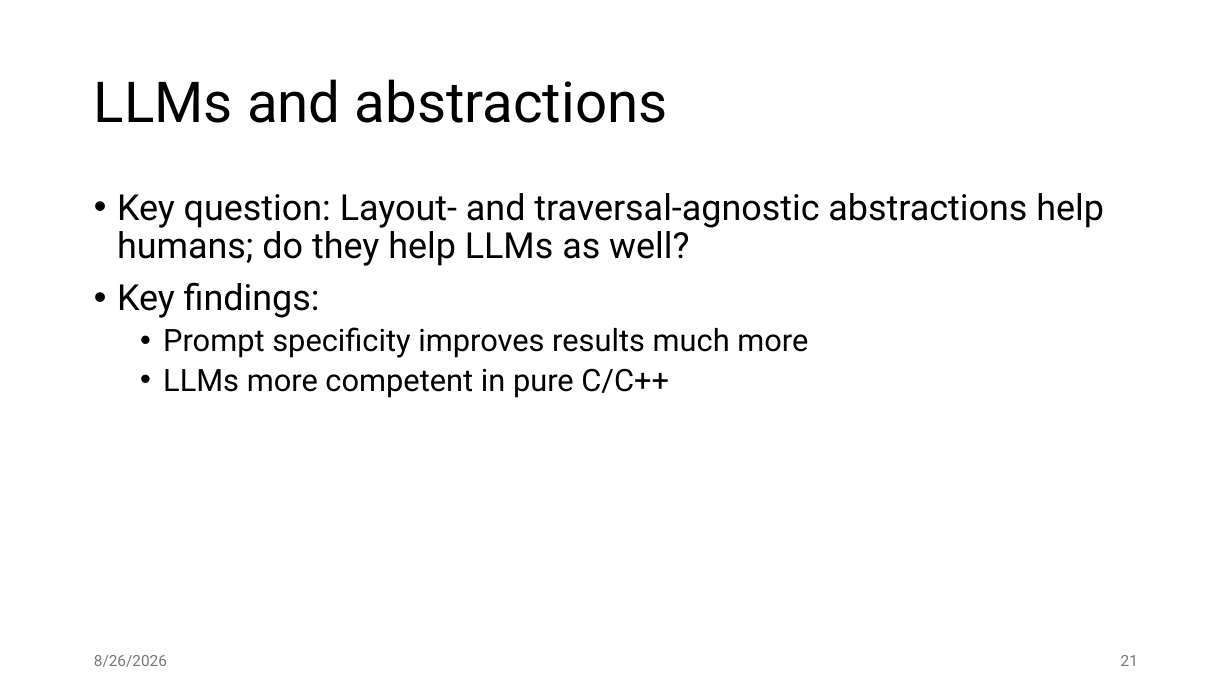
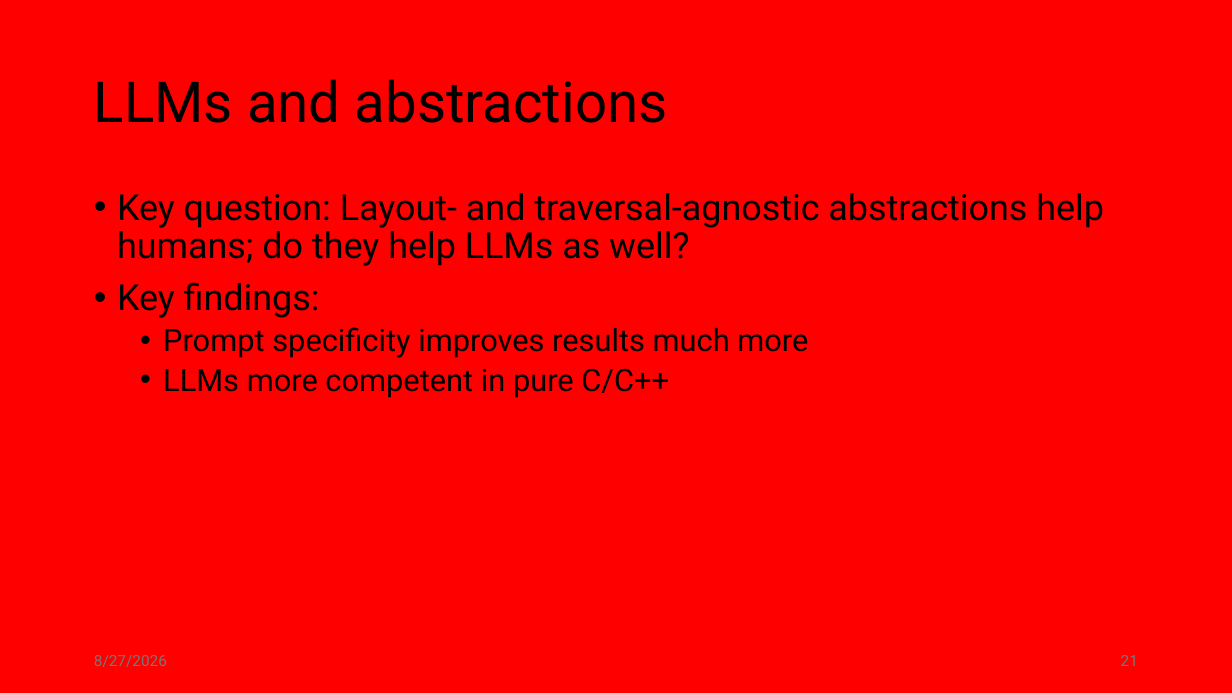
Before and after one commit to jiriklepl/phd-thesis, a slide deck: slide 21 of slides/Optimizing Memory Layouts and Traversal Orders in High-Performance Computing.pptx. Drawn at 1232x693 pixels with LibreOffice and Linux fonts; fonts in the diff are those of the drawing. Boxes give left, top, right and bottom in pixels: in the first picture for what was removed or moved away, otherwise in the second. Text is boxed around its words. In the diff, an @@ line names an element or a change of style, - is before the commit and + after.

```diff
--- a/slides/Optimizing Memory Layouts and Traversal Orders in High-Performance Computing.pptx
+++ b/slides/Optimizing Memory Layouts and Traversal Orders in High-Performance Computing.pptx
@@ background #FFFFFF to #FF0000 @@
@@ text at <box>94,655,167,667</box>: text changed @@
-8/26/2026
+8/27/2026
```
Also in this commit, not shown: 34 other slides changed, 2 slides added, 2 slides removed.
